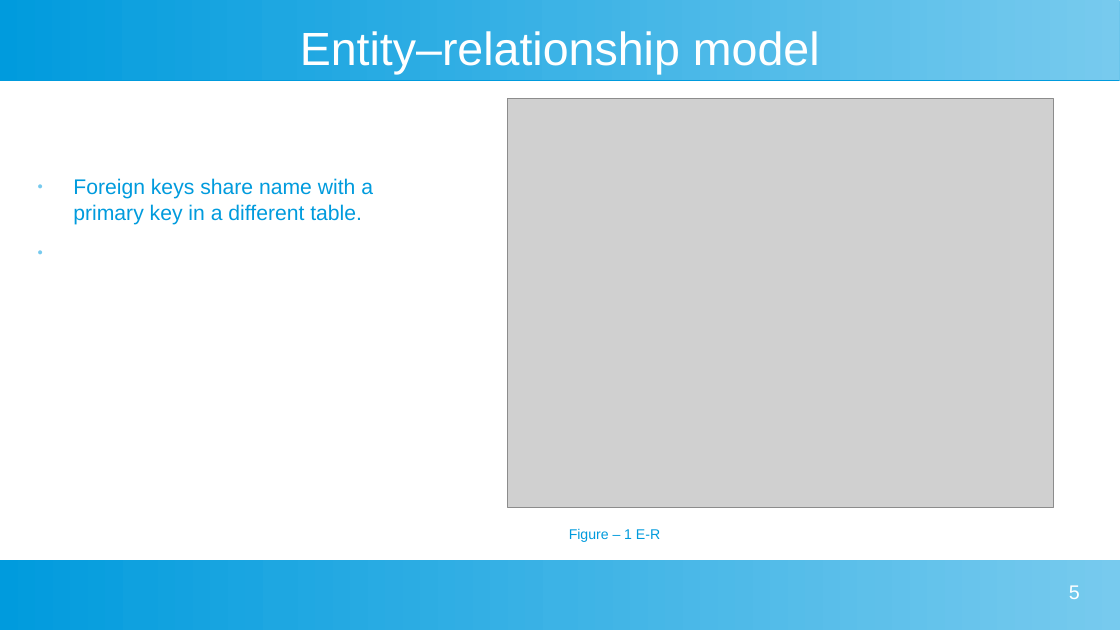
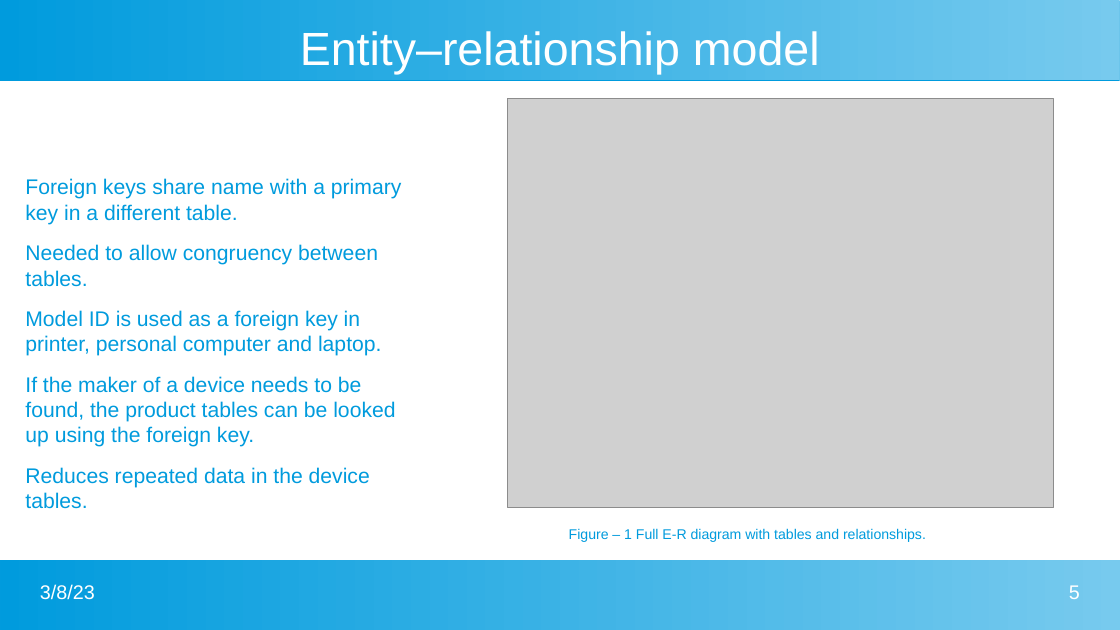
Before and after one commit to ajm1102/Uni-work, a slide deck: slide 5 of Big Data and Data Mining/Presentation/sqlPres.odp. Drawn at 1120x630 pixels with LibreOffice and Linux fonts; fonts in the diff are those of the drawing; grey boxes stand for pictures. Boxes give left, top, right and bottom in pixels: in the first picture for what was removed or moved away, otherwise in the second. Text is boxed around its words. In the diff, an @@ line names an element or a change of style, - is before the commit and + after.

```diff
--- a/Big Data and Data Mining/Presentation/sqlPres.odp
+++ b/Big Data and Data Mining/Presentation/sqlPres.odp
@@ text at (x1=25, y1=178, x2=401, y2=225): bullet ● to none @@
@@ text at (x1=25, y1=244, x2=395, y2=509): paragraphs added @@
+Needed to allow congruency between tables.
+Model ID is used as a foreign key in printer, personal computer and laptop.
+If the maker of a device needs to be found, the product tables can be looked up using the foreign key.
+Reduces repeated data in the device tables.
@@ text at (x1=569, y1=528, x2=926, y2=542): text changed @@
-Figure – 1 E-R
+Figure – 1 Full E-R diagram with tables and relationships.
@@ rectangle removed at (x1=0, y1=560, x2=1120, y2=630) @@
@@ freeform shape added at (x1=0, y1=560, x2=1120, y2=630), fill gradient #77CAEE to #009BDD @@
@@ text added at (x1=40, y1=584, x2=95, y2=600), 14 pt, text #FFFFFF @@
+3/8/23
```
Also in this commit, not shown: 10 other slides changed, 8 other files.
